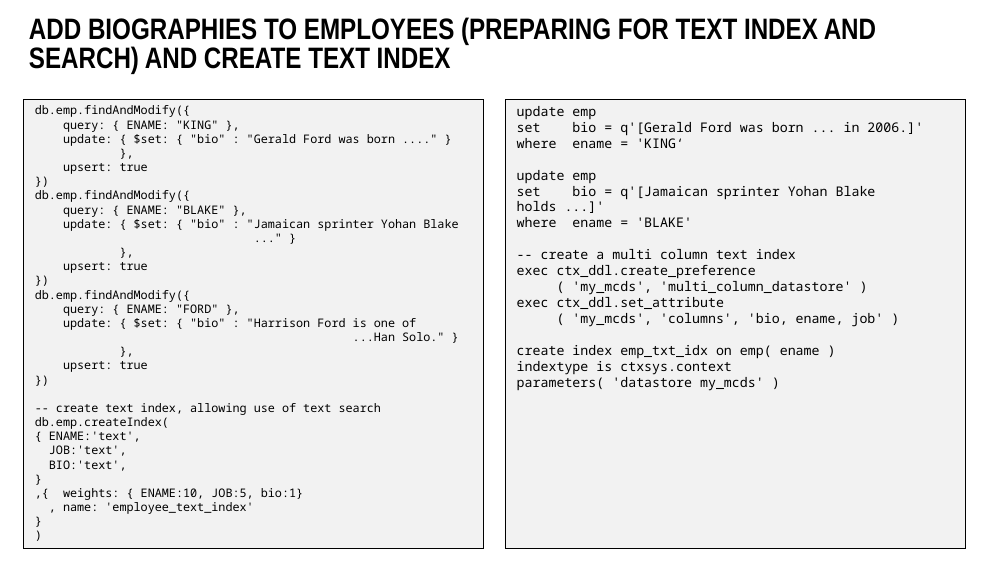
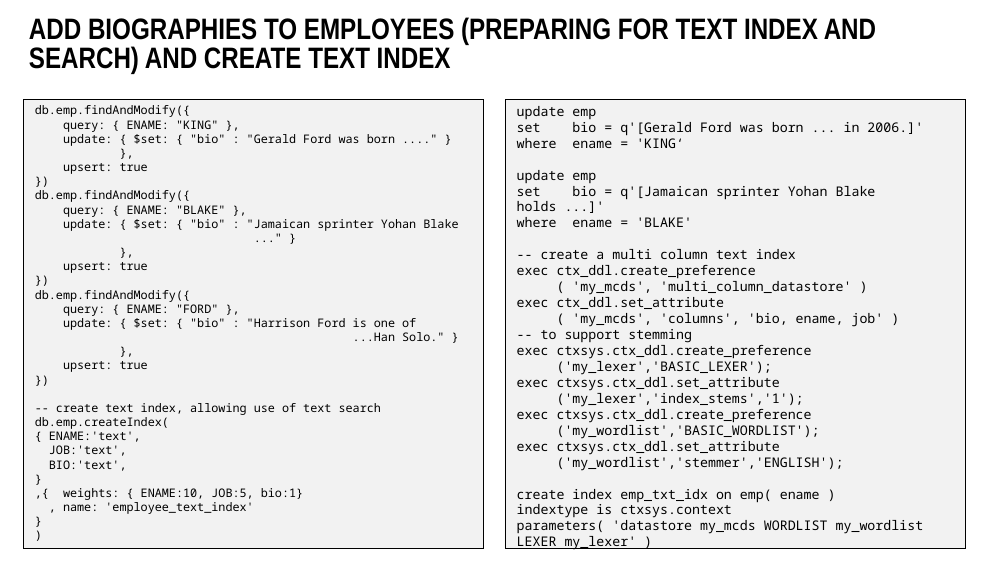
Before and after one commit to lucasjellema/sig-nosql-mongodb, a slide deck: slide 29 of mongodb-find-agg-vs-oracle-sql.pptx. Drawn at 1008x567 pixels with LibreOffice and Linux fonts; fonts in the diff are those of the drawing; background and template pictures are left out. Boxes give left, top, right and bottom in pixels: in the first picture for what was removed or moved away, otherwise in the second. Text is boxed around its words. In the diff, an @@ line names an element or a change of style, - is before the commit and + after.

```diff
--- a/mongodb-find-agg-vs-oracle-sql.pptx
+++ b/mongodb-find-agg-vs-oracle-sql.pptx
@@ text at (517,326,844,471): paragraphs added @@
+-- to support stemming
+exec ctxsys.ctx_ddl.create_preference
+('my_lexer','BASIC_LEXER');
+exec ctxsys.ctx_ddl.set_attribute
+('my_lexer','index_stems','1');
+exec ctxsys.ctx_ddl.create_preference
+('my_wordlist','BASIC_WORDLIST');
+exec ctxsys.ctx_ddl.set_attribute
+('my_wordlist','stemmer','ENGLISH');
@@ text at (517,520,924,549): text changed @@
-parameters( 'datastore my_mcds' )
+parameters( 'datastore my_mcds WORDLIST my_wordlist LEXER my_lexer' )
```
Also in this commit, not shown: 7 other slides changed, 1 other file.
